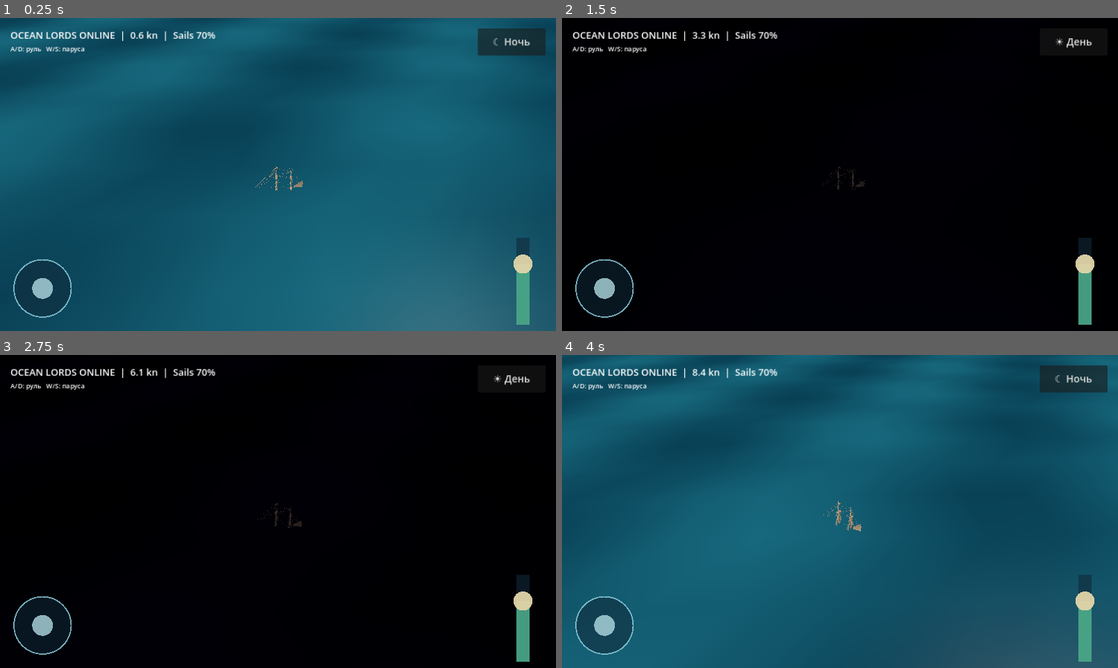
Above: before the commit, frames 1-4 (two rows, left to right).
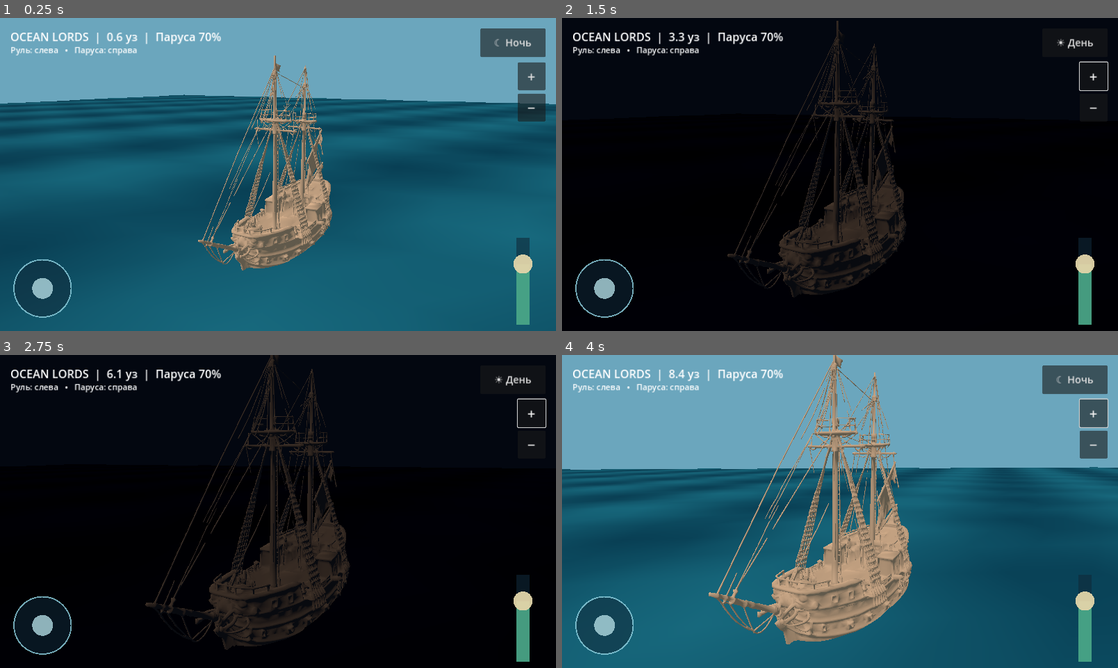
Above: after the commit, the same moments.

Repository: maillunex-lang/ocean-lords-online
Game: Godot game, scene res://scenes/main.tscn
Same seed, same stepped clock (60 frames per second), same inputs: the game is played once before the commit and once after it.
Inputs (mouse positions are in pixels of both pictures, inside the frame that each line leads up to):
- Up to frame 1 (0.25 s): no input
- Up to frame 2 (1.5 s): click (1095, 77) at 0.5 s, where only the run after the commit has a clickable "+"; tap Enter at 1.25 s; move the mouse to (962, 158) at 1.27 s; hold Right (ui_right) from 1.28 s (still down); tap N at 1.35 s; click (962, 158) at 1.42 s
- Up to frame 3 (2.75 s): release Right (ui_right) at 2 s; drag from (166, 527) to (250, 574) at 2.02 s
- Up to frame 4 (4 s): move the mouse to (895, 442) at 2.77 s; hold Right (ui_right) 2.78-3.5 s; tap N at 2.85 s; click (895, 442) at 2.92 s; drag from (812, 574) to (673, 464) at 3.52 s

The runs differ from the first frame. In frame 1, 37% of the frame differs, in the area x 0-100%, y 0-100%; in frame 2, 7.2%; in frame 3, 9.5%; in frame 4, 49%.

Commit message:
fix: normalize brigantine scale and orientation, add chase camera and mobile zoom

Diff:
--- a/scripts/main.gd
+++ b/scripts/main.gd
@@ -32,7 +32,12 @@
     "res://assets/ships/brigantine_lod1.glb",
     "res://assets/ships/brigantine_lod2.glb"
 ]
-const LOD_DISTANCES := [45.0, 90.0]
+const LOD_DISTANCES := [65.0, 120.0]
+const SHIP_LENGTH_METERS := 24.0
+var camera_zoom: float = 1.0
+var zoom_label: Label
+var zoom_minus: Button
+var zoom_plus: Button
 var ship_lod_nodes: Array[Node3D] = []
 var active_ship_lod: int = -1
 var current_heel: float = 0.0
@@ -143,11 +148,37 @@
 	for child in ship.get_children():
 		if child != ship_visual:
 			child.queue_free()
+	# Meshy Preview GLB was generated with its long axis along X, not Godot -Z.
+	# Derive the scale from the imported mesh, then align every LOD identically.
+	var reference_bounds := _mesh_bounds(imported[0])
+	if reference_bounds.size.x <= 0.01:
+		push_warning("Meshy ship bounds invalid; retaining primitive fallback")
+		for model in imported:
+			model.queue_free()
+		return
+	var uniform_scale: float = SHIP_LENGTH_METERS / reference_bounds.size.x
+	var center: Vector3 = reference_bounds.get_center()
 	for model in imported:
+		model.scale = Vector3.ONE * uniform_scale
+		model.rotation.y = PI / 2.0
+		# Keep the center of the hull close to the sea surface.
+		model.position = Vector3(0.0, 7.8, 0.0) - (Basis(Vector3.UP, PI / 2.0) * center) * uniform_scale
 		ship_visual.add_child(model)
 		model.visible = false
 	ship_lod_nodes = imported
 	_set_ship_lod(0)
+
+
+func _mesh_bounds(node: Node3D) -> AABB:
+	var bounds := AABB()
+	var initialized := false
+	for child in node.get_children():
+		if child is MeshInstance3D:
+			var mesh_instance := child as MeshInstance3D
+			var local_bounds := mesh_instance.transform * mesh_instance.get_aabb()
+			bounds = bounds.merge(local_bounds) if initialized else local_bounds
+			initialized = true
+	return bounds
 
 
 func _set_ship_lod(index: int) -> void:
@@ -173,7 +204,7 @@
 func _create_camera() -> void:
 	camera = Camera3D.new()
 	camera.current = true
-	camera.fov = 52.0
+	camera.fov = 49.0
 	add_child(camera)
 	_update_camera(1.0)
 
@@ -182,18 +213,30 @@
 	add_child(hud_layer)
 	hud = Label.new()
 	hud.position = Vector2(24, 22)
-	hud.add_theme_font_size_override("font_size", 22)
+	hud.add_theme_font_size_override("font_size", 26)
 	hud_layer.add_child(hud)
 	hud_help = Label.new()
-	hud_help.text = "A/D: руль   W/S: паруса"
-	hud_help.add_theme_font_size_override("font_size", 15)
+	hud_help.text = "Руль: слева   •   Паруса: справа"
+	hud_help.add_theme_font_size_override("font_size", 19)
 	hud_layer.add_child(hud_help)
 	day_night_button = Button.new()
 	day_night_button.text = "☾ Ночь"
-	day_night_button.custom_minimum_size = Vector2(156, 62)
+	day_night_button.custom_minimum_size = Vector2(150, 66)
 	day_night_button.add_theme_font_size_override("font_size", 23)
 	day_night_button.pressed.connect(_toggle_day_night)
 	hud_layer.add_child(day_night_button)
+	zoom_minus = Button.new()
+	zoom_minus.text = "−"
+	zoom_minus.custom_minimum_size = Vector2(64, 64)
+	zoom_minus.add_theme_font_size_override("font_size", 32)
+	zoom_minus.pressed.connect(func(): _set_zoom(camera_zoom * 1.2))
+	hud_layer.add_child(zoom_minus)
+	zoom_plus = Button.new()
+	zoom_plus.text = "+"
+	zoom_plus.custom_minimum_size = Vector2(64, 64)
+	zoom_plus.add_theme_font_size_override("font_size", 32)
+	zoom_plus.pressed.connect(func(): _set_zoom(camera_zoom / 1.2))
+	hud_layer.add_child(zoom_plus)
 	_reposition_hud()
 	get_viewport().size_changed.connect(_reposition_hud)
 
@@ -213,6 +256,22 @@
 	if safe.size.x > 0 and screen.x > 0:
 		right_margin = maxf(24.0, float(screen.x - safe.end.x) * viewport_size.x / float(screen.x) + 16.0)
 	day_night_button.position = Vector2(viewport_size.x - right_margin - day_night_button.custom_minimum_size.x, top_margin)
+	zoom_plus.position = Vector2(viewport_size.x - right_margin - 64.0, top_margin + 78.0)
+	zoom_minus.position = Vector2(viewport_size.x - right_margin - 64.0, top_margin + 150.0)
+
+func _set_zoom(value: float) -> void:
+	camera_zoom = clampf(value, 0.65, 1.85)
+
+
+func _unhandled_input(event: InputEvent) -> void:
+	if event is InputEventMagnifyGesture:
+		_set_zoom(camera_zoom / event.factor)
+	elif event is InputEventMouseButton and event.pressed:
+		if event.button_index == MOUSE_BUTTON_WHEEL_UP:
+			_set_zoom(camera_zoom / 1.12)
+		elif event.button_index == MOUSE_BUTTON_WHEEL_DOWN:
+			_set_zoom(camera_zoom * 1.12)
+
 
 func _toggle_day_night() -> void:
 	is_night = not is_night
@@ -268,7 +327,7 @@
 	ship.translate_object_local(Vector3(0, 0, -speed * delta))
 	ocean_time += delta
 	_update_ship_buoyancy(delta)
-	hud.text = "OCEAN LORDS ONLINE  |  %.1f kn  |  Sails %d%%" % [speed, roundi(throttle * 100)]
+	hud.text = "OCEAN LORDS  |  %.1f уз  |  Паруса %d%%" % [speed, roundi(throttle * 100)]
 	_update_camera(delta)
 	_update_ship_lod()
 
@@ -297,6 +356,8 @@
 func _update_camera(delta: float) -> void:
 	if camera == null or ship == null:
 		return
-	var target := ship.global_position + Vector3(0, 24, 29)
+	# Chase camera follows ship heading, keeps the 24m hull clearly visible.
+	var follow_offset := ship.global_basis * Vector3(16.0, 16.0, 29.0) * camera_zoom
+	var target := ship.global_position + follow_offset
 	camera.global_position = camera.global_position.lerp(target, clampf(delta * 3.0, 0, 1))
-	camera.look_at(ship.global_position + Vector3(0, 1.5, 0), Vector3.UP)
+	camera.look_at(ship.global_position + Vector3(0, 7.0, 0), Vector3.UP)
--- a/tests/test_ship_lod.gd
+++ b/tests/test_ship_lod.gd
@@ -24,13 +24,21 @@
         assert(scene.active_ship_lod == i, "LOD state incorrect")
         for j in range(3):
             assert(scene.ship_lod_nodes[j].visible == (j == i), "LOD visibility mismatch")
+    assert(absf(scene.ship_lod_nodes[0].scale.x * 6.278683 - 24.0) < 0.1, "Ship should be 24m")
+    assert(absf(scene.ship_lod_nodes[0].rotation.y - PI / 2.0) < 0.01, "Ship long axis must face -Z")
+    assert(scene.camera_zoom == 1.0)
+    scene._set_zoom(0.1)
+    assert(is_equal_approx(scene.camera_zoom, 0.65))
+    scene._set_zoom(5.0)
+    assert(is_equal_approx(scene.camera_zoom, 1.85))
+    scene._set_zoom(1.0)
     scene.camera.global_position = scene.ship.global_position + Vector3(0, 20, 30)
     scene._update_ship_lod()
     assert(scene.active_ship_lod == 0)
     scene.camera.global_position = scene.ship.global_position + Vector3(0, 40, 55)
     scene._update_ship_lod()
     assert(scene.active_ship_lod == 1)
-    scene.camera.global_position = scene.ship.global_position + Vector3(0, 40, 110)
+    scene.camera.global_position = scene.ship.global_position + Vector3(0, 40, 140)
     scene._update_ship_lod()
     assert(scene.active_ship_lod == 2)
     print("SHIP_LOD_TEST_PASS: 3 imported LODs, triangle counts, visibility and distances")
